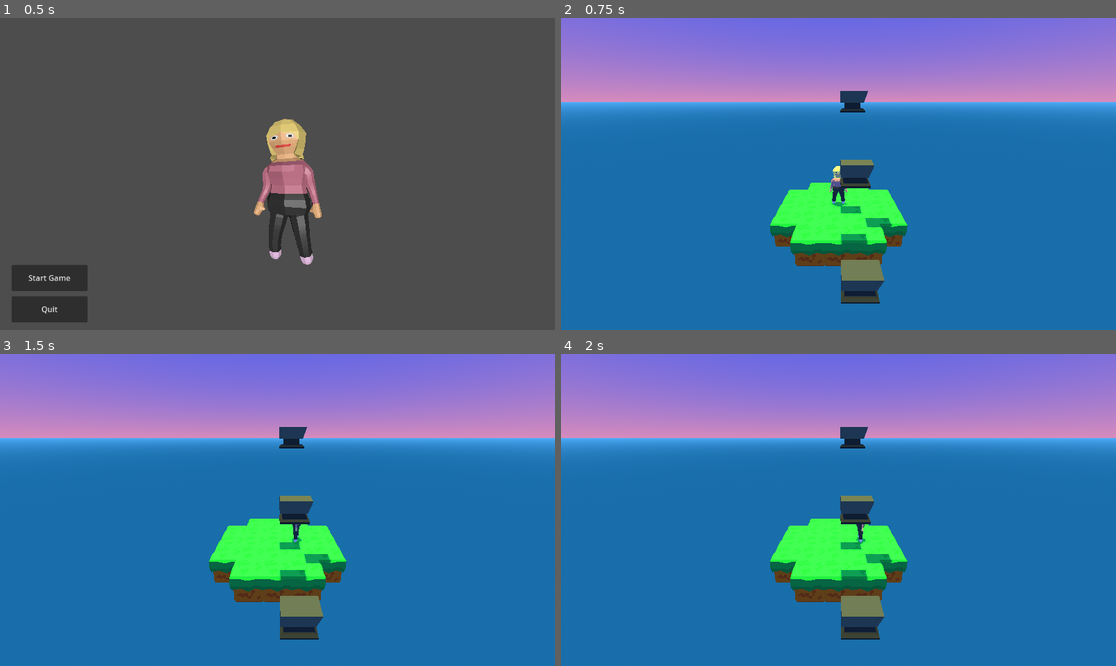
Above: before the commit, frames 1-4 (two rows, left to right).
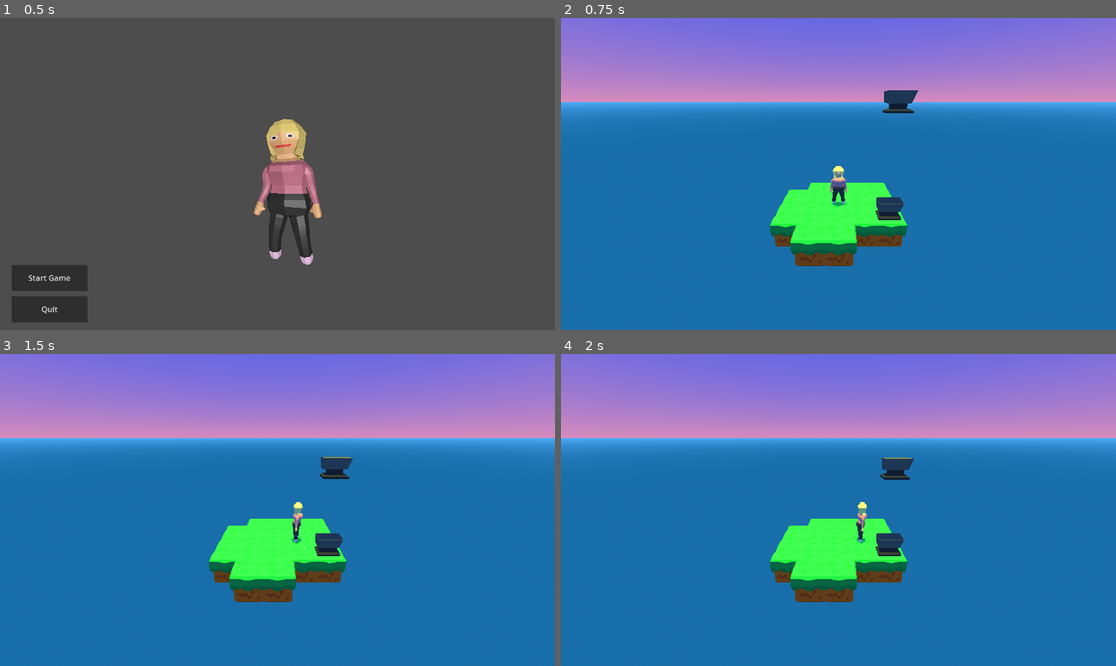
Above: after the commit, the same moments.

Repository: shamotte/rpg-death-jam
Game: Godot game, scene res://scenes/main_menu.tscn
The game is run twice, just before and just after one commit, with the same random seed, the same clock (stepped at 60 frames per second) and the same inputs.
Inputs:
- Up to frame 1 (0.5 s): no input
- Up to frame 2 (0.75 s): click "Start Game" at 0.5 s
- Up to frame 3 (1.5 s): tap Enter at 1.25 s; hold Right (move_right) from 1.28 s (still down)
- Up to frame 4 (2 s): keep holding Right (move_right); tap Space at 1.52 s

Frame 1 is identical in both runs. In frame 2, 3.4% of the frame differs, in the area x 50-65%, y 23-92%; in frame 3, 3.4%; in frame 4, 3.4%.

Commit message:
grid element, grid

Diff:
--- a/grid.gd
+++ b/grid.gd
@@ -1,5 +1,7 @@
 extends Node3D
 class_name GridObject
+
+
 
 
 var world : Array #indexed as [x][y][z]
@@ -56,12 +58,6 @@
 
 	add_children_to_grid_req(self)
 
-
-
-
-
-
-
 #endregion
 
 
@@ -101,33 +97,88 @@
 	for it_x in range(world_size_x):
 		for it_y in range(world_size_y):
 			for it_z in range(world_size_z):
-				var element:Node3D = world[it_x][it_y][it_z]
-				if is_instance_valid(element):
-					if element.has_method("move_time_steps"):
-						element.call("move_time_steps",time_steps)
+				if is_instance_valid(world[it_x][it_y][it_z]):
+					var element:GridElement = world[it_x][it_y][it_z]
+					if is_instance_valid(element):
+						if not element.updated:
+							element.move_time_steps(time_steps)
+							element.updated = true;
+				else:
+					world[it_x][it_y][it_z] = null
+	Grid.reset_update.emit()
 
 
 func deterministic_call_by_name(function_name : String, argv : Array):
 	for it_x in range(world_size_x):
 		for it_y in range(world_size_y):
 			for it_z in range(world_size_z):
-				var element:Node3D = world[it_x][it_y][it_z]
+				var element:GridElement = world[it_x][it_y][it_z]
 				if is_instance_valid(element):
 					if element.has_method(function_name):
 						element.callv(function_name,argv)
 
-
-func get_cell_content(position : Vector3i):
-	if (position.x >= world_size_x || position.x + min_x < 0):
+func get_cell_content_grid(position : Vector3i):
+	if (position.x >= world_size_x || position.x  < 0):
 		return null;
-	if (position.y >= world_size_y || position.y + min_y < 0):
+	if (position.y >= world_size_y || position.y  < 0):
 		return null;
-	if (position.z >= world_size_z || position.z + min_z < 0):
+	if (position.z >= world_size_z || position.z < 0):
 		return null;
 
+	if is_instance_valid(world[position.x ][position.y ][position.z ]):
+		return world[position.x ][position.y][position.z]
+	else :
+		return null
 
-	return world[position.x + min_x][position.y + min_y][position.z + min_z]
 
+func get_cell_content_world(position : Vector3i):
+	if (position.x + min_x >= world_size_x || position.x  +min_x< 0):
+		return null;
+	if (position.y + min_y >= world_size_y || position.y  + min_y< 0):
+		return null;
+	if (position.z + min_z >= world_size_z || position.z + min_z< 0):
+		return null;
+
+	if is_instance_valid(world[position.x + min_x][position.y + min_y][position.z + min_z]):
+		return world[position.x + min_x][position.y + min_y][position.z + min_z]
+	else :
+		return null
+
+func set_cell_context(position : Vector3i, element: GridElement)-> bool:
+	if (position.x >= world_size_x || position.x + min_x < 0):
+		return false;
+	if (position.y >= world_size_y || position.y + min_y < 0):
+		return false;
+	if (position.z >= world_size_z || position.z + min_z < 0):
+		return false;
+
+	world[position.x + min_x][position.y + min_y][position.z + min_z] = element
+	return true
+
+
+func move_on_grid(position : Vector3i, size : Vector3i, element : GridElement, direction : Vector3i) -> Vector3i:
+	var object_blocked = false;
+	for size_x in range(size.x):
+		for size_y in range(size.y):
+			for size_z in range(size.z):
+				var collision = get_cell_content_world(position + Vector3i(size_x,size_y,size_z) + direction)
+				if not (collision == null or collision == element or not is_instance_valid(collision)):
+					print(element.name +" collided with " + collision.name)
+					object_blocked = true;
+
+	if not object_blocked:
+		for size_x in range(size.x):
+			for size_y in range(size.y):
+				for size_z in range(size.z):
+					if not set_cell_context(position + Vector3i(size_x,size_y,size_z) + direction,element):
+						printerr("element left the grid");
+						element.queue_free()
+		return position + direction
+	return position
+
+
+func convert_to_world_coordinates(grid_position : Vector3i)->Vector3:
+	return grid_position;
 
 
 func _process(delta):
--- a/objects/anvil/anvil.gd
+++ b/objects/anvil/anvil.gd
@@ -1,4 +1,4 @@
-extends Node3D
+extends GridElement
 
 @export var falling: bool = false
 @export var move_direction : Vector3 = Vector3.ZERO
@@ -14,7 +14,8 @@
 
 # Called when the node enters the scene tree for the first time.
 func _ready() -> void:
-	pass
+	super._ready()
+	set_falling(true)
 
 
 # Called every frame. 'delta' is the elapsed time since the previous frame.
@@ -30,4 +31,4 @@
 
 
 func move_time_steps(time_steps : int):
-	position = position + move_direction * time_steps
+	move(move_direction * time_steps)
--- a/objects/anvil/anvil.tscn
+++ b/objects/anvil/anvil.tscn
@@ -5,7 +5,6 @@
 [ext_resource type="PackedScene" uid="uid://vs5lkq4ij5ox" path="res://objects/anvil/anvil.gltf" id="5_fvhrv"]
 
 [node name="Anvil" type="Node3D" groups=["grid_element"]]
-transform = Transform3D(1, 0, 0, 0, 1, 0, 0, 0, 1, 0.5, 0, 0.5)
 script = ExtResource("1_sevdb")
 
 [node name="Visual" type="Node3D" parent="."]
@@ -13,4 +12,3 @@
 [node name="CompParentLerp" parent="Visual" instance=ExtResource("3_u5m6b")]
 
 [node name="blockbench_export" parent="Visual" instance=ExtResource("5_fvhrv")]
-transform = Transform3D(1, 0, 0, 0, 1, 0, 0, 0, 1, -0.5, 0, -0.5)
--- a/objects/ground_tile/grass/grass_tile.tscn
+++ b/objects/ground_tile/grass/grass_tile.tscn
@@ -1,6 +1,6 @@
 [gd_scene load_steps=3 format=3 uid="uid://7i2r8txvxp7f"]
 
-[ext_resource type="Script" path="res://objects/ground_tile/ground_tile.gd" id="1_1t4d4"]
+[ext_resource type="Script" path="res://tilemaps/tiles/ground_tile.gd" id="1_1t4d4"]
 [ext_resource type="PackedScene" uid="uid://d3s05hy4girbm" path="res://objects/ground_tile/grass/ground_tile.gltf" id="2_1vhjk"]
 
 [node name="GrassTile" type="Node3D" groups=["grid_element"]]
--- a/objects/ground_tile/ground_tile.gd
+++ /dev/null
@@ -1,2 +0,0 @@
-extends Node3D
-class_name GroundTile
--- a/objects/player/player.gd
+++ b/objects/player/player.gd
@@ -1,4 +1,5 @@
-extends Node3D
+extends GridElement
+class_name Player
 
 var can_move: bool = true
 
@@ -8,48 +9,50 @@
 
 	if event.is_action_pressed("move_left"):
 		global_rotation.y = deg_to_rad(-90)
-		if Grid.get_grid().get_cell_content($"MovementChecks/X-".global_position) is not GroundTile:
+		if Grid.get_grid().get_cell_content_world($"MovementChecks/X-".global_position) is not GroundTile:
 			TimeManager.progres_time(1)
 			global_position.x -= 1
 			update_movement_checks()
 
-		if Grid.get_grid().get_cell_content($"MovementChecks/Y-".global_position) is not GroundTile:
+		if Grid.get_grid().get_cell_content_world($"MovementChecks/Y-".global_position) is not GroundTile:
 			death()
 
 	if event.is_action_pressed("move_right"):
 		global_rotation.y = deg_to_rad(90)
-		if Grid.get_grid().get_cell_content($"MovementChecks/X+".global_position) is not GroundTile:
+		if Grid.get_grid().get_cell_content_world($"MovementChecks/X+".global_position) is not GroundTile:
 			TimeManager.progres_time(1)
 			global_position.x += 1
 			update_movement_checks()
 
-		if Grid.get_grid().get_cell_content($"MovementChecks/Y-".global_position) is not GroundTile:
+		if Grid.get_grid().get_cell_content_world($"MovementChecks/Y-".global_position) is not GroundTile:
 			death()
 
 	if event.is_action_pressed("move_up"):
 		global_rotation.y = deg_to_rad(180)
-		if Grid.get_grid().get_cell_content($"MovementChecks/Z-".global_position) is not GroundTile:
+		if Grid.get_grid().get_cell_content_world($"MovementChecks/Z-".global_position) is not GroundTile:
 			TimeManager.progres_time(1)
 			global_position.z -= 1
 			update_movement_checks()
 
-		if Grid.get_grid().get_cell_content($"MovementChecks/Y-".global_position) is not GroundTile:
+		if Grid.get_grid().get_cell_content_world($"MovementChecks/Y-".global_position) is not GroundTile:
 			death()
 
 	if event.is_action_pressed("move_down"):
 		global_rotation.y = deg_to_rad(0)
-		if Grid.get_grid().get_cell_content($"MovementChecks/Z+".global_position) is not GroundTile:
+		if Grid.get_grid().get_cell_content_world($"MovementChecks/Z+".global_position) is not GroundTile:
 			TimeManager.progres_time(1)
 			global_position.z += 1
 			update_movement_checks()
 
-		if Grid.get_grid().get_cell_content($"MovementChecks/Y-".global_position) is not GroundTile:
+		if Grid.get_grid().get_cell_content_world($"MovementChecks/Y-".global_position) is not GroundTile:
 			death()
+			pass
 
 
 func death():
-	$AnimationPlayer.play("death")
-	can_move = false
+	pass
+	#$AnimationPlayer.play("death")
+	#can_move = false
 
 func _on_animation_player_animation_finished(anim_name: StringName) -> void:
 	if anim_name == "death":
--- a/scenes/main_scene.tscn
+++ b/scenes/main_scene.tscn
@@ -50,29 +50,17 @@
 script = ExtResource("1_vx12u")
 
 [node name="Anvil" parent="Tiles" instance=ExtResource("1_abngx")]
-transform = Transform3D(1, 0, 0, 0, 1, 0, 0, 0, 1, 1, 4, 1)
+transform = Transform3D(1, 0, 0, 0, 1, 0, 0, 0, 1, 2, 0, 1)
+falling = true
 
-[node name="gatherer" type="Node3D" parent="Tiles" groups=["grid_container"]]
-
-[node name="Anvil" parent="Tiles/gatherer" instance=ExtResource("1_abngx")]
-transform = Transform3D(1, 0, 0, 0, 1, 0, 0, 0, 1, 1, 0, 5)
-
-[node name="Anvil2" parent="Tiles/gatherer" instance=ExtResource("1_abngx")]
-transform = Transform3D(1, 0, 0, 0, 1, 0, 0, 0, 1, 1, 2, 3)
-
-[node name="Anvil3" parent="Tiles/gatherer" instance=ExtResource("1_abngx")]
-transform = Transform3D(1, 0, 0, 0, 1, 0, 0, 0, 1, 2, 16, 2)
+[node name="Anvil2" parent="Tiles" instance=ExtResource("1_abngx")]
+transform = Transform3D(1, 0, 0, 0, 1, 0, 0, 0, 1, 2, 4, 1)
+falling = true
 
 [node name="Tiles" type="Node3D" parent="Tiles" groups=["grid_container"]]
 
-[node name="GrassTile" parent="Tiles/Tiles" instance=ExtResource("3_yp68r")]
-transform = Transform3D(1, 0, 0, 0, 1, 0, 0, 0, 1, 0, -1, 0)
-
-[node name="GrassTile2" parent="Tiles/Tiles" instance=ExtResource("3_yp68r")]
-transform = Transform3D(1, 0, 0, 0, 1, 0, 0, 0, 1, 1, -1, 0)
-
 [node name="GrassTile3" parent="Tiles/Tiles" instance=ExtResource("3_yp68r")]
-transform = Transform3D(1, 0, 0, 0, 1, 0, 0, 0, 1, -1, -1, 0)
+transform = Transform3D(1, 0, 0, 0, 1, 0, 0, 0, 1, -2, -1, 0)
 
 [node name="GrassTile4" parent="Tiles/Tiles" instance=ExtResource("3_yp68r")]
 transform = Transform3D(1, 0, 0, 0, 1, 0, 0, 0, 1, -1, -1, 1)
@@ -110,9 +98,6 @@
 [node name="GrassTile15" parent="Tiles/Tiles" instance=ExtResource("3_yp68r")]
 transform = Transform3D(1, 0, 0, 0, 1, 0, 0, 0, 1, 2, -1, 1)
 
-[node name="GrassTile16" parent="Tiles/Tiles" instance=ExtResource("3_yp68r")]
-transform = Transform3D(1, 0, 0, 0, 1, 0, 0, 0, 1, 1, -1, 2)
-
 [node name="GrassTile17" parent="Tiles/Tiles" instance=ExtResource("3_yp68r")]
 transform = Transform3D(1, 0, 0, 0, 1, 0, 0, 0, 1, 0, -1, 2)
 
@@ -128,6 +113,18 @@
 [node name="GrassTile21" parent="Tiles/Tiles" instance=ExtResource("3_yp68r")]
 transform = Transform3D(1, 0, 0, 0, 1, 0, 0, 0, 1, -2, -1, -1)
 
+[node name="SpecialGrassTile" parent="Tiles/Tiles" instance=ExtResource("3_yp68r")]
+transform = Transform3D(1, 0, 0, 0, 1, 0, 0, 0, 1, 2, -1, -2)
+
+[node name="GrassTile16" parent="Tiles/Tiles" instance=ExtResource("3_yp68r")]
+transform = Transform3D(1, 0, 0, 0, 1, 0, 0, 0, 1, 0, -1, 0)
+
+[node name="GrassTile22" parent="Tiles/Tiles" instance=ExtResource("3_yp68r")]
+transform = Transform3D(1, 0, 0, 0, 1, 0, 0, 0, 1, -1, -1, 0)
+
+[node name="GrassTile23" parent="Tiles/Tiles" instance=ExtResource("3_yp68r")]
+transform = Transform3D(1, 0, 0, 0, 1, 0, 0, 0, 1, 1, -1, 0)
+
 [node name="Player" parent="." instance=ExtResource("2_6u2a3")]
 transform = Transform3D(0.75, 0, 0, 0, 0.75, 0, 0, 0, 0.75, 0, 0, 0)
 
--- a/scripts/global_grid.gd
+++ b/scripts/global_grid.gd
@@ -1,9 +1,15 @@
 extends Node
 
 var grid: GridObject
+
+signal reset_update
 
 func get_grid() -> GridObject:
 	return grid;
 
 func set_grid(_grid :GridObject):
 	grid = _grid;
+
+
+func move_on_grid(position : Vector3i, size : Vector3i,element : GridElement, direction : Vector3i) -> Vector3i:
+	return grid.move_on_grid(position,size,element,direction)
--- /dev/null
+++ b/scripts/grid_element.gd
@@ -0,0 +1,29 @@
+extends Node3D
+class_name GridElement
+
+@export var grid_position : Vector3i = Vector3i.ZERO
+@export var size_on_grid : Vector3i = Vector3i.ONE
+var updated = false
+
+func reset_update():
+	updated = false
+
+func move(direction : Vector3i) -> bool:
+	var old_position = position
+	grid_position =  Grid.move_on_grid(grid_position,size_on_grid,self,direction)
+	position =  Grid.get_grid().convert_to_world_coordinates(grid_position)
+	return old_position != position
+
+
+func move_time_steps(time_steps : int):
+	pass
+
+# Called when the node enters the scene tree for the first time.
+func _ready():
+	grid_position = position
+	Grid.reset_update.connect(reset_update)
+
+
+# Called every frame. 'delta' is the elapsed time since the previous frame.
+func _process(delta):
+	pass
--- /dev/null
+++ b/tilemaps/tiles/ground_tile.gd
@@ -0,0 +1,10 @@
+extends GridElement
+class_name GroundTile
+# Called when the node enters the scene tree for the first time.
+func _ready():
+	super._ready() # Replace with function body.
+
+
+# Called every frame. 'delta' is the elapsed time since the previous frame.
+func _process(delta):
+	pass
--- a/tilemaps/tiles/ground_tile_1.tscn
+++ b/tilemaps/tiles/ground_tile_1.tscn
@@ -1,5 +1,7 @@
-[gd_scene load_steps=2 format=3 uid="uid://waglpofxvjs6"]
+[gd_scene load_steps=3 format=3 uid="uid://waglpofxvjs6"]
 
 [ext_resource type="PackedScene" uid="uid://dsb6ht1p8ipaj" path="res://objects/ground_tile/ground_tile.gltf" id="1_j04te"]
+[ext_resource type="Script" path="res://tilemaps/tiles/ground_tile.gd" id="2_dti2a"]
 
 [node name="blockbench_export" groups=["grid_element"] instance=ExtResource("1_j04te")]
+script = ExtResource("2_dti2a")
